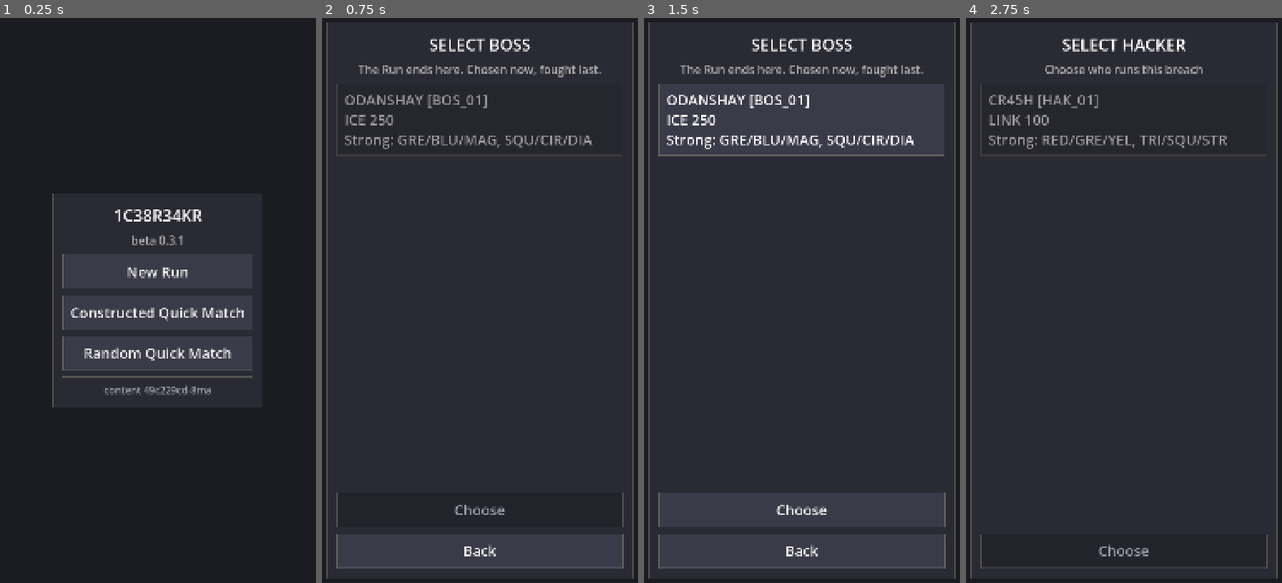
Above: before the commit, frames 1-4 (left to right).
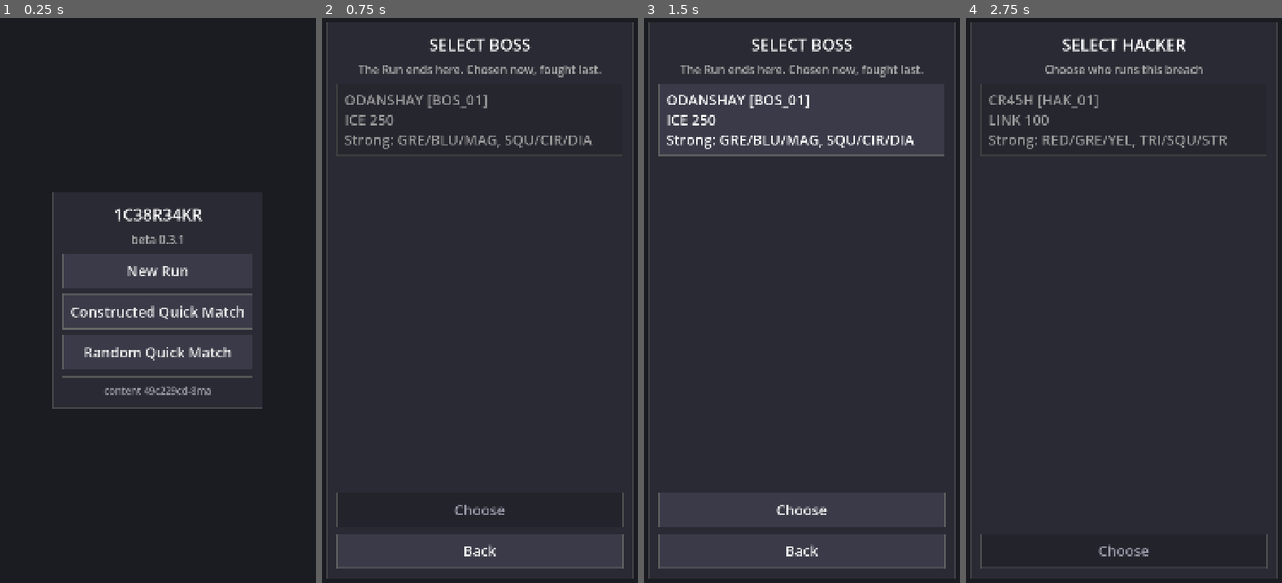
Above: after the commit, the same moments.

Repository: acpirate/1C38R34KR
Game: Godot game, scene res://scenes/main.tscn
Same seed, same stepped clock (60 frames per second), same inputs: the game is played once before the commit and once after it.
Inputs:
- Up to frame 1 (0.25 s): no input
- Up to frame 2 (0.75 s): click "New Run" at 0.5 s
- Up to frame 3 (1.5 s): click "ODANSHAY [BOS_01] ICE 250 Str…" at 1.25 s
- Up to frame 4 (2.75 s): click "Choose" at 2 s

The runs differ from the first frame. In frame 1, 2.1% of the frame differs, in the area x 16-84%, y 30-70%; in frame 2, less than 0.1%; in frame 3, less than 0.1%; in frame 4, less than 0.1%.

Commit message:
Phase D.2: convert the screen chrome
The ground, the panel, the rule and the Build slot now come from the pack.
main.gd's five primitives feed all fifteen menu screens, and the battle
screen's ground and pause panel use the same constructors, so there are
two call sites for the panel rather than two panels.

The chrome constructors live in UiTheme beside the Theme, because a panel
assembled in two places becomes two slightly different panels. panel_box
takes its padding as a parameter for exactly that reason: menus use 14 and
the pause panel 16, and quietly unifying them during a skin pass would be
a layout change smuggled in as an art change.

Two deliberate differences from the whitebox. The rule is drawn at px(2)
rather than px(1) - a one-pixel line from a filtered texture is mush, and
there is no art anyone can put in one pixel. And the Build slot's amber
left edge is now painted into the texture instead of faked with an
asymmetric border, which is what it always meant.

The pause scrim stays a ColorRect. It is a translucent wash, not art.

Verified on the tablet: title, boss battle and pause are indistinguishable
from the pre-conversion captures apart from the thicker rule. Clean log.

Also files AN-008: the pause menu calls every battle a Quick Match,
including Boss battles. Pre-existing since 0.2, reported not fixed per
section 13.

3,164 tests pass.

Co-Authored-By: Claude Opus 5 <noreply@anthropic.com>

Diff:
--- a/scenes/battle/battle_screen.gd
+++ b/scenes/battle/battle_screen.gd
@@ -75,11 +75,7 @@
 func _build_ui() -> void:
 	set_anchors_preset(Control.PRESET_FULL_RECT)
 
-	var bg := ColorRect.new()
-	bg.color = PacketStyle.BOARD_BACKGROUND
-	bg.set_anchors_preset(Control.PRESET_FULL_RECT)
-	bg.mouse_filter = Control.MOUSE_FILTER_IGNORE
-	add_child(bg)
+	add_child(UiTheme.background())
 
 	var root := VBoxContainer.new()
 	root.set_anchors_preset(Control.PRESET_FULL_RECT)
@@ -222,12 +218,7 @@
 	_pause_panel = PanelContainer.new()
 	_pause_panel.custom_minimum_size.x = UiTheme.px(250)
 
-	var style := StyleBoxFlat.new()
-	style.bg_color = PacketStyle.PANEL
-	style.border_color = PacketStyle.PANEL_EDGE
-	style.set_border_width_all(1)
-	style.set_content_margin_all(UiTheme.px(16))
-	_pause_panel.add_theme_stylebox_override("panel", style)
+	_pause_panel.add_theme_stylebox_override("panel", UiTheme.panel_box(16))
 	centre.add_child(_pause_panel)
 
 	var box := VBoxContainer.new()
@@ -274,10 +265,7 @@
 
 
 func _divider(box: Control) -> void:
-	var line := ColorRect.new()
-	line.color = PacketStyle.PANEL_EDGE
-	line.custom_minimum_size.y = maxi(1, UiTheme.px(1))
-	box.add_child(line)
+	box.add_child(UiTheme.rule())
 
 
 ## Pausing is refused mid-playback for the same reason saving is: the board on
--- a/scenes/main.gd
+++ b/scenes/main.gd
@@ -97,11 +97,7 @@
 	# charge route, so it is an explicit diagnostic opt-in.
 	BattleLog.set_level(BattleLog.default_level(OS.is_debug_build()))
 
-	var bg := ColorRect.new()
-	bg.color = PacketStyle.BOARD_BACKGROUND
-	bg.set_anchors_preset(Control.PRESET_FULL_RECT)
-	bg.mouse_filter = Control.MOUSE_FILTER_IGNORE
-	add_child(bg)
+	add_child(UiTheme.background())
 
 	# Content validation runs before anything is shown. Any error blocks
 	# startup with a readable report rather than a half-built screen — there is
@@ -173,12 +169,7 @@
 	_panel = PanelContainer.new()
 	_panel.custom_minimum_size.x = UiTheme.px(250)
 
-	var style := StyleBoxFlat.new()
-	style.bg_color = PacketStyle.PANEL
-	style.border_color = PacketStyle.PANEL_EDGE
-	style.set_border_width_all(1)
-	style.set_content_margin_all(UiTheme.px(14))
-	_panel.add_theme_stylebox_override("panel", style)
+	_panel.add_theme_stylebox_override("panel", UiTheme.panel_box())
 	host.add_child(_panel)
 
 	_root = VBoxContainer.new()
@@ -219,9 +210,7 @@
 
 
 func _divider() -> void:
-	var line := ColorRect.new()
-	line.color = PacketStyle.PANEL_EDGE
-	line.custom_minimum_size.y = maxi(1, UiTheme.px(1))
+	var line := UiTheme.rule()
 	_root.add_child(line)
 
 
@@ -570,20 +559,15 @@
 	return " + ".join(parts) if parts.size() > 0 else "unbound"
 
 
-func _slot_box() -> StyleBoxFlat:
-	var box := StyleBoxFlat.new()
-	box.bg_color = PacketStyle.BOX
-	# StyleBoxFlat paints one border colour, so the accent has to be the whole
-	# border. At 1px on three sides and 4px on the left it still reads as an
-	# edge bar rather than a highlighted box.
-	box.border_color = PacketStyle.ACCENT
-	box.set_border_width_all(1)
-	box.border_width_left = maxi(2, UiTheme.px(4))
-	box.content_margin_left = UiTheme.px(10)
-	box.content_margin_right = UiTheme.px(10)
-	box.content_margin_top = UiTheme.px(8)
-	box.content_margin_bottom = UiTheme.px(8)
-	return box
+## The active Build slot's box.
+##
+## The amber left edge is now painted into the texture rather than faked with an
+## asymmetric border. A `StyleBoxFlat` paints ONE border colour, so the accent
+## had to be the whole frame at 1px with a 4px left; the texture can simply have
+## an accent bar down its left and an ordinary edge elsewhere, which is what it
+## always meant.
+func _slot_box() -> StyleBoxTexture:
+	return UiTheme.slot_box()
 
 
 func _move_button(glyph: String, slot: int, delta: int) -> Button:
--- a/scenes/ui_theme.gd
+++ b/scenes/ui_theme.gd
@@ -117,7 +117,7 @@
 ## A null texture yields the MISSING checker rather than a flat colour, so a
 ## pack that lost this asset looks broken instead of looking fine (§9.4).
 static func _button_box(tex: Texture2D) -> StyleBoxTexture:
-	var box := _sliced(tex, 16)
+	var box := sliced(tex, 16)
 	box.content_margin_left = px(10)
 	box.content_margin_right = px(10)
 	box.content_margin_top = px(8)
@@ -129,24 +129,92 @@
 ## width — the same `px(7)` the flat boxes used, so the thumb stays a thumb-
 ## sized target.
 static func _bar(tex: Texture2D, margin: int) -> StyleBoxTexture:
-	var box := _sliced(tex, margin)
+	var box := sliced(tex, margin)
 	box.content_margin_left = px(7)
 	box.content_margin_right = px(7)
 	return box
 
 
-## The shared 9-slice setup.
+## The shared 9-slice setup, public because the screens need it too.
 ##
 ## `axis_stretch_*` is STRETCH rather than TILE: these are flat fields with a
 ## border at the edge, and tiling a flat field is indistinguishable from
 ## stretching it while costing more draw calls. A textured fill would want TILE.
-static func _sliced(tex: Texture2D, margin: int) -> StyleBoxTexture:
+static func sliced(tex: Texture2D, margin: int) -> StyleBoxTexture:
 	var box := StyleBoxTexture.new()
 	box.texture = tex if tex != null else Graphics.missing()
 	box.set_texture_margin_all(margin)
 	box.axis_stretch_horizontal = StyleBoxTexture.AXIS_STRETCH_MODE_STRETCH
 	box.axis_stretch_vertical = StyleBoxTexture.AXIS_STRETCH_MODE_STRETCH
 	return box
+
+
+# ---------------------------------------------------------------------------
+# Screen chrome
+# ---------------------------------------------------------------------------
+#
+# Built here rather than at each call site for the same reason the Theme is: a
+# panel assembled in two places becomes two slightly different panels. These are
+# the pieces `Theme` cannot carry, because they are nodes and styleboxes for
+# specific containers rather than defaults for a control class.
+
+
+## The panel every menu screen and the pause menu are built into.
+##
+## The padding is a parameter because the two callers genuinely differ — menus
+## use 14 and the pause panel 16 — and quietly unifying them during a skin pass
+## would be a layout change smuggled in as an art change. Same texture, same
+## 9-slice, different breathing room.
+static func panel_box(pad := 14) -> StyleBoxTexture:
+	var box := sliced(Graphics.pack().panel, 16)
+	box.set_content_margin_all(px(pad))
+	return box
+
+
+## A Build slot. The amber left edge is baked into the texture, and the 9-slice
+## margin is what holds it at a fixed width while the row stretches — the same
+## job the asymmetric `border_width_left` did on the flat box it replaces.
+static func slot_box() -> StyleBoxTexture:
+	var box := sliced(Graphics.pack().build_slot, 16)
+	box.content_margin_left = px(10)
+	box.content_margin_right = px(10)
+	box.content_margin_top = px(8)
+	box.content_margin_bottom = px(8)
+	return box
+
+
+## The full-screen ground.
+##
+## TILED rather than stretched: the phone is 1080×2340 and the tablet 1200×1920,
+## and one stretched image cannot serve both aspects without distorting. Tiling
+## is aspect-independent by construction, which is why the source is authored
+## seamless.
+static func background() -> TextureRect:
+	var bg := TextureRect.new()
+	bg.texture = Graphics.pack().screen_bg
+	if bg.texture == null:
+		bg.texture = Graphics.missing()
+	bg.stretch_mode = TextureRect.STRETCH_TILE
+	bg.texture_repeat = CanvasItem.TEXTURE_REPEAT_ENABLED
+	bg.set_anchors_preset(Control.PRESET_FULL_RECT)
+	bg.mouse_filter = Control.MOUSE_FILTER_IGNORE
+	return bg
+
+
+## The horizontal rule under a heading or above a footnote.
+##
+## Drawn at `px(2)` rather than the `px(1)` the ColorRect used: a one-pixel line
+## from a filtered texture is mush, and there is no art anyone can put in one
+## pixel. Two is the smallest height that can carry a gradient or a taper later.
+static func rule() -> TextureRect:
+	var line := TextureRect.new()
+	line.texture = Graphics.pack().rule
+	if line.texture == null:
+		line.texture = Graphics.missing()
+	line.stretch_mode = TextureRect.STRETCH_SCALE
+	line.custom_minimum_size.y = maxi(2, px(2))
+	line.mouse_filter = Control.MOUSE_FILTER_IGNORE
+	return line
 
 
 # ---------------------------------------------------------------------------
Not shown, changed: staging/architect-notes.md
